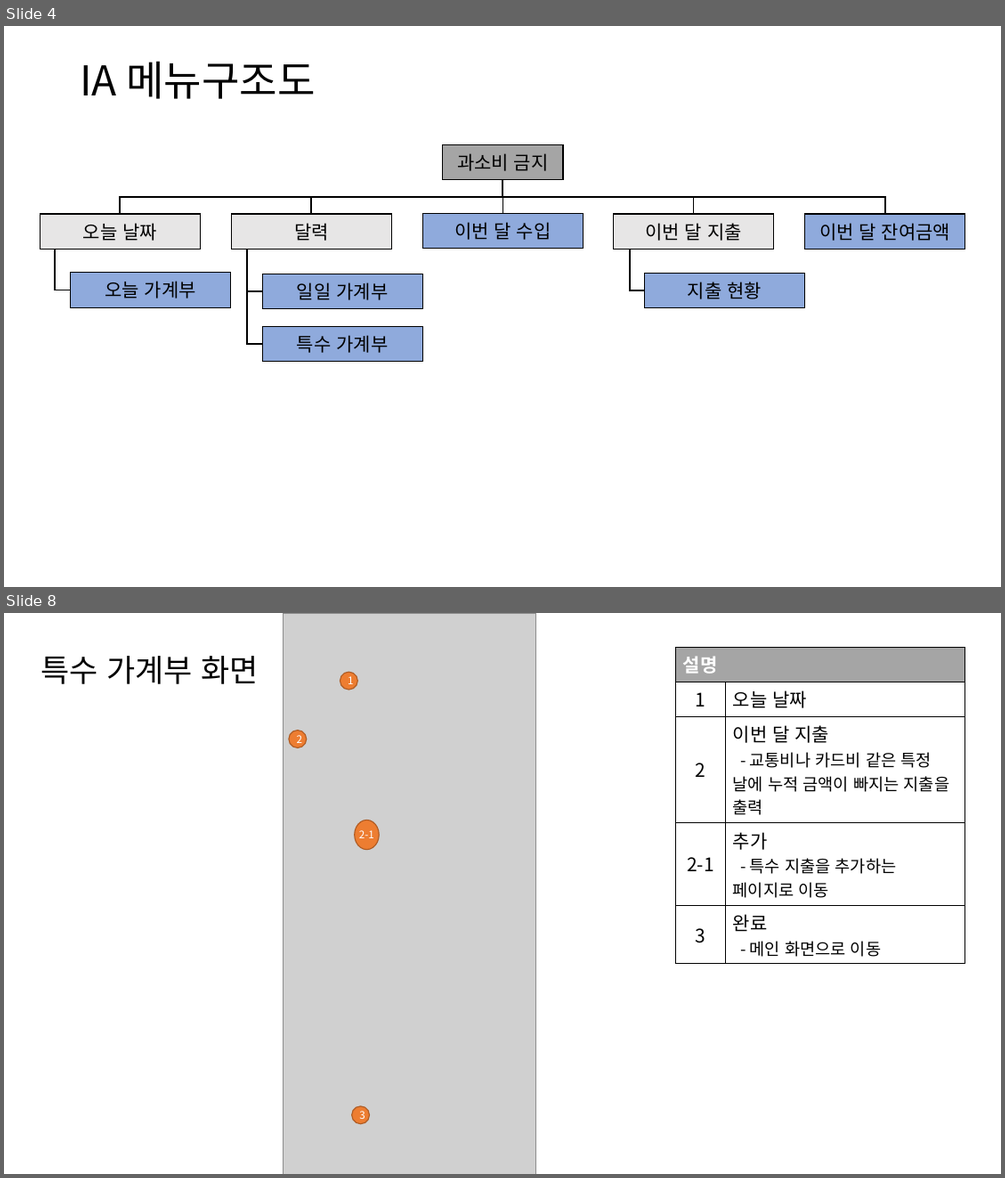
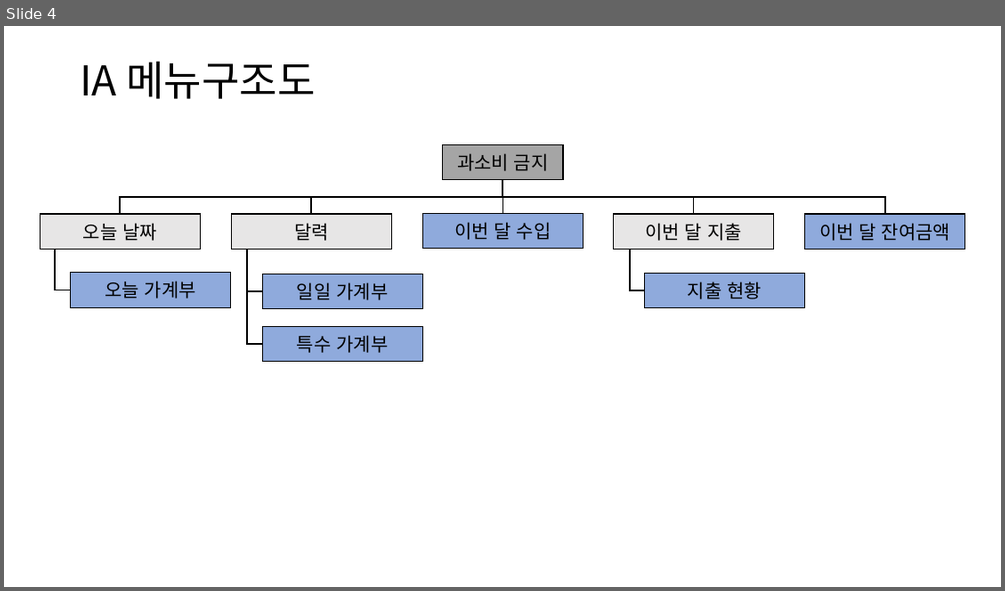
Before and after one commit to prebacon/AppProject, a slide deck: app_계획서_20183222.pptx. Shown one above the other, each under a label of ours: slides 4 and 8 before the commit, slide 4 after it; the slides between them are not shown. The pictures are 1005x1178 and 1005x591 pixels, drawn with LibreOffice and Linux fonts; fonts in the diff are those of the drawing; grey boxes stand for pictures. Boxes give left, top, right and bottom in pixels: in the first picture for what was removed or moved away, otherwise in the second. Text is boxed around its words. In the diff, an @@ line names an element or a change of style, - is before the commit and + after.

```diff
--- a/app_계획서_20183222.pptx
+++ b/app_계획서_20183222.pptx
@@ slide 8 removed at [4, 613, 1001, 1174], background #FFFFFF @@
@@ picture removed at [283, 613, 536, 1174] @@
@@ text removed at [40, 656, 259, 684] @@
-특수 가계부 화면
@@ table removed at [676, 648, 965, 960], 5 rows, 2 columns @@
-설명 | 
-1 | 오늘 날짜
-2 | 이번 달 지출 / - 교통비나 카드비 같은 특정 날에 누적 금액이 빠지는 지출을 출력
-2-1 | 추가 / - 특수 지출을 추가하는 페이지로 이동
-3 | 완료 / - 메인 화면으로 이동
@@ ellipse removed at [340, 672, 357, 690] @@
-1
@@ ellipse removed at [289, 730, 307, 748] @@
-2
@@ ellipse removed at [355, 820, 380, 850] @@
@@ text removed at [359, 830, 374, 838] @@
-2-1
@@ ellipse removed at [352, 1106, 370, 1124] @@
-3
```
Also in this commit, not shown: 4 slides changed, 2 other slides removed.
